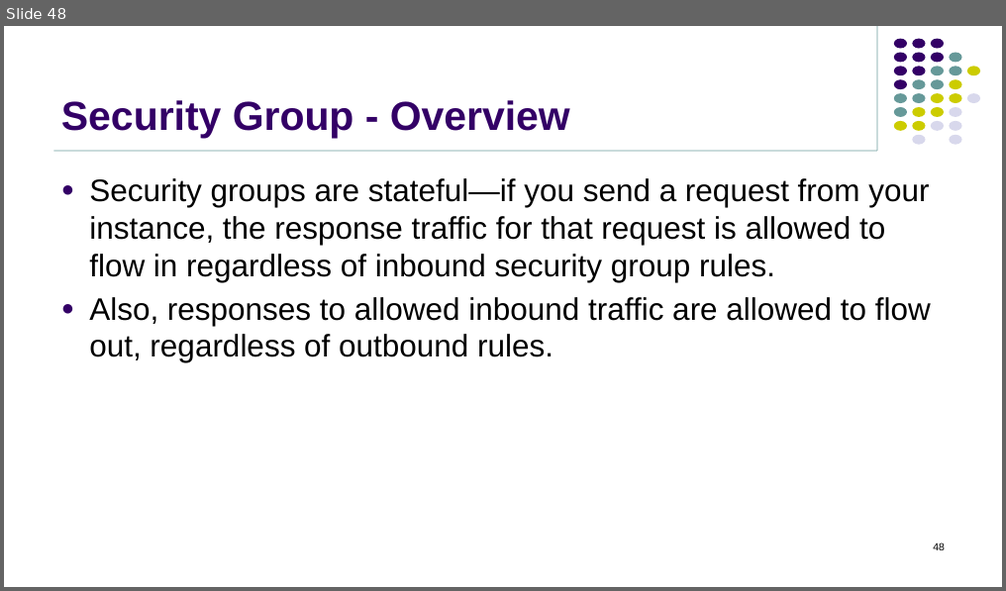
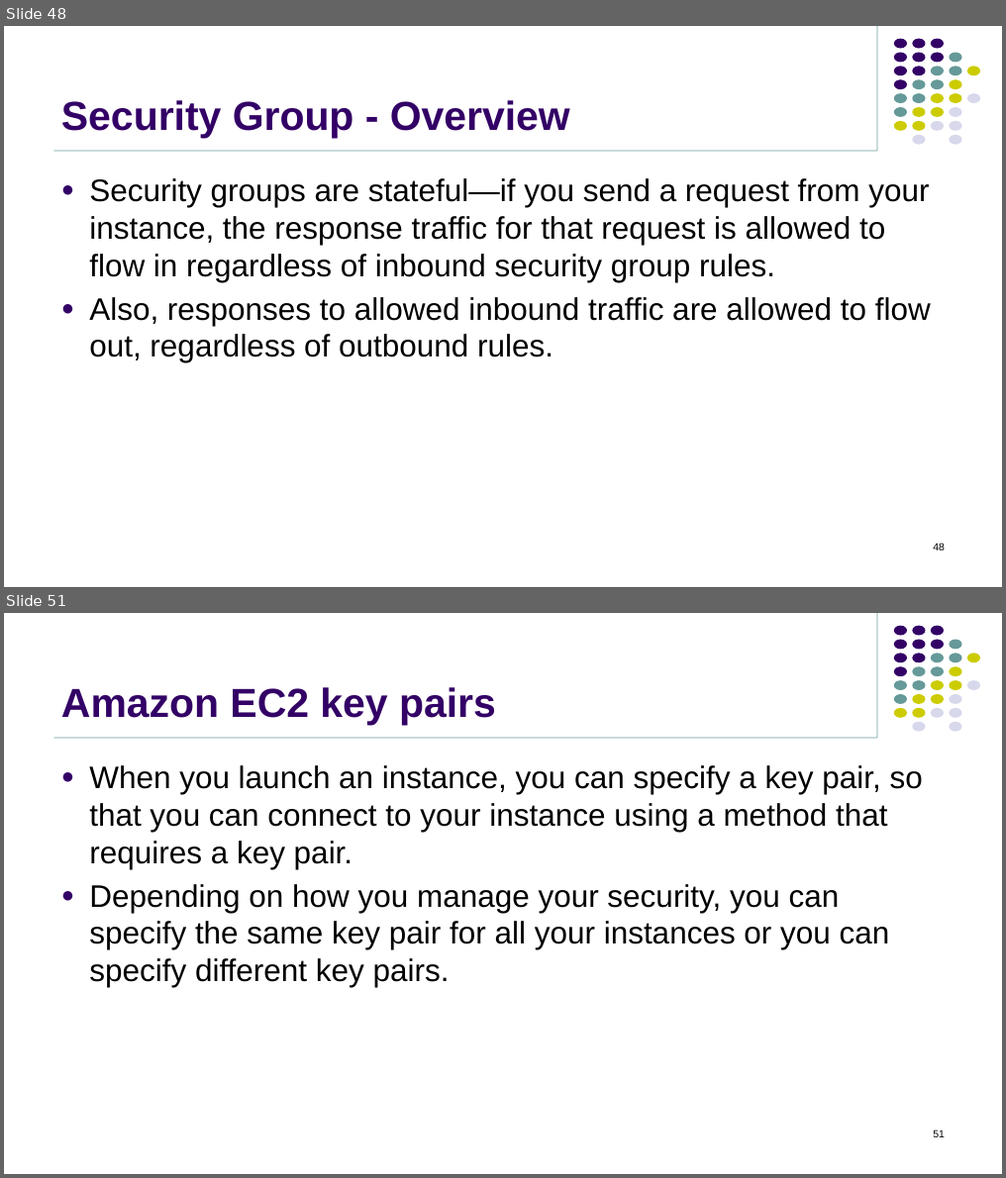
Before and after one commit to jasdhiratrevature/TrainingSlides, a slide deck: AWS/02_Amazon EC2.pptx. Shown one above the other, each under a label of ours: slide 48 before the commit, slides 48 and 51 after it; the slides between them are not shown. The pictures are 1006x591 and 1006x1178 pixels, drawn with LibreOffice and Linux fonts; fonts in the diff are those of the drawing; background and template pictures are left out. Boxes give left, top, right and bottom in pixels: in the first picture for what was removed or moved away, otherwise in the second. Text is boxed around its words. In the diff, an @@ line names an element or a change of style, - is before the commit and + after.

```diff
--- a/AWS/02_Amazon EC2.pptx
+++ b/AWS/02_Amazon EC2.pptx
@@ slide 51 added at <box>4,613,1002,1174</box>, background #FFFFFF; not listed: 33 template elements that a slide beside it also shows @@
@@ title added at <box>61,687,496,725</box>, 39 pt, text #330066, bold @@
+Amazon EC2 key pairs
@@ text added at <box>89,765,923,987</box>, 30 pt, text #000000 @@
+● When you launch an instance, you can specify a key pair, so that you can connect to your instance using a method that requires a key pair.
+● Depending on how you manage your security, you can specify the same key pair for all your instances or you can specify different key pairs.
@@ page number added at <box>933,1130,944,1138</box>, 10 pt, text #000000 @@
+51
```
Also in this commit, not shown: 2 other slides added.
